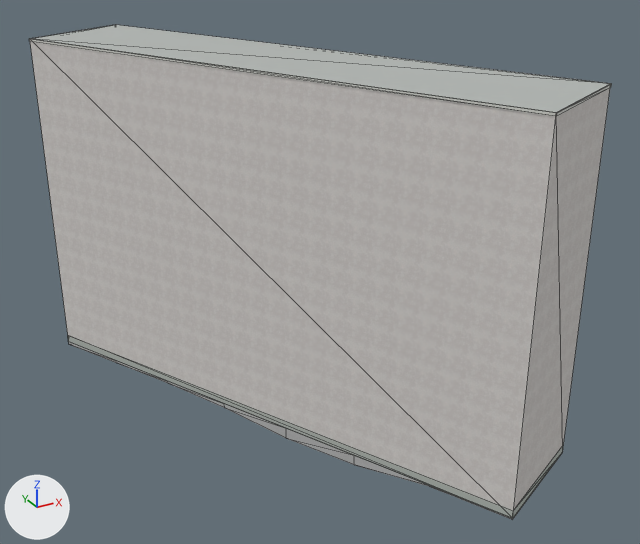
The Blender file assets/blender/buildings/osm-way-570947103.blend as it was, and as the next commit left it.
One viewpoint serves both versions: a 50 mm camera at (-15.6, -31.4, 21.3) aimed at (1.0, -1.0, 6.1). The lights are fixed; the arrows at lower left show +X, +Y and +Z. The older version comes first. Mesh edges are drawn as thin lines.

Objects in the first picture: 'building foundation 570947103', 'reality 570947103 near reality aged pale plaster', 'reality 570947103 near reality concrete plinth', 'reality 570947103 near reality flat weathered roof', 'reality 570947103 near reality pale aluminum sill'.
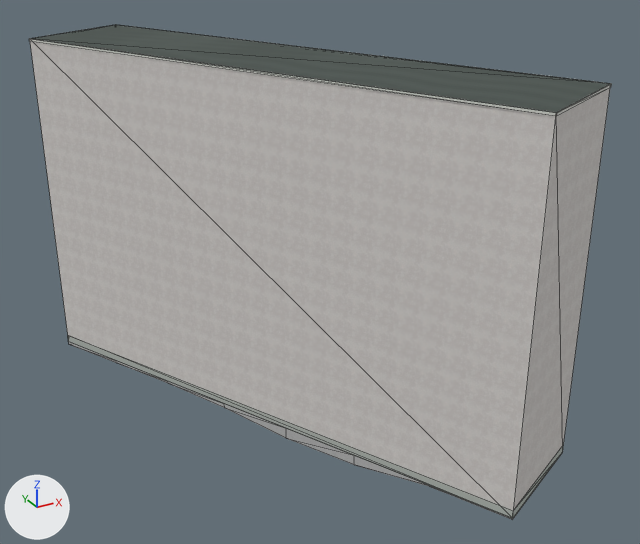
The change, as JSON lines over the scene's bpy script:
```json
{"op": "add", "block": "img_roof_normal_png", "code": ["img_roof_normal_png = load_image('roof-normal.png', '../../../public/models/architecture/textures/roof-normal.png', 256, 256, 'Non-Color')"]}
{"op": "add", "block": "img_roof_color_png", "code": ["img_roof_color_png = load_image('roof-color.png', '../../../public/models/architecture/textures/roof-color.png', 256, 256, 'sRGB')"]}
{"block": "mat_reality_flat_weathered_roof", "change": "nodes: BsdfPrincipled, OutputMaterial"}
{"block": "mat_reality_flat_weathered_roof", "change": "colours: grey #b3b7b4"}
{"block": "mat_reality_flat_weathered_roof", "change": "nodes: BsdfPrincipled, MixRGB, NormalMap, OutputMaterial, TexImage x2"}
{"block": "mat_reality_flat_weathered_roof", "change": "colours: white #ffffff"}
{"block": "mat_reality_flat_weathered_roof", "change": "uses the picture img_roof_color_png"}
{"block": "mat_reality_flat_weathered_roof", "change": "uses the picture img_roof_normal_png"}
{"block": "me_reality_570947103_near_reality_pale_aluminum_sill", "where": "# used by ob_reality_570947103_near_reality_pale_aluminum_sill; parent = ob_osm_way_570947103; location = (0.0, 0.0, 0.0)"}
{"op": "remove", "block": "me_reality_570947103_near_reality_pale_aluminum_sill", "code": "me_reality_570947103_near_reality_pale_aluminum_sill.from_pydata(...)  # 16 vertices, 8 faces; spans x -7.7..7.6, y -11.9..11.9, z 14.9..15.0"}
{"op": "add", "block": "me_reality_570947103_near_reality_pale_aluminum_sill", "code": "me_reality_570947103_near_reality_pale_aluminum_sill.from_pydata(...)  # 32 vertices, 16 faces; spans x -7.7..7.6, y -11.9..11.9, z 14.9..15.0"}
{"block": "me_reality_570947103_near_reality_pale_aluminum_sill", "change": "me_reality_570947103_near_reality_pale_aluminum_sill part 1"}
{"block": "me_reality_570947103_near_reality_pale_aluminum_sill", "change": "8 faces are deleted"}
{"block": "me_reality_570947103_near_reality_pale_aluminum_sill", "change": "16 vertices are added at x -7.7..7.6, y -11.9..11.9, z 15.0"}
{"block": "me_reality_570947103_near_reality_pale_aluminum_sill", "change": "16 new faces join them"}
```

Changed parts and their boxes [x1, y1, x2, y2] in the pictures (640 x 544 px):
```json
{"object": "reality 570947103 near reality flat weathered roof", "change": "surface changed", "before": [31, 25, 610, 113], "after": [31, 25, 610, 113], "on screen": "darker"}
{"part": 1, "of": "me_reality_570947103_near_reality_pale_aluminum_sill", "change": "reshaped", "before": [31, 25, 611, 115], "after": [31, 25, 611, 115]}
```
